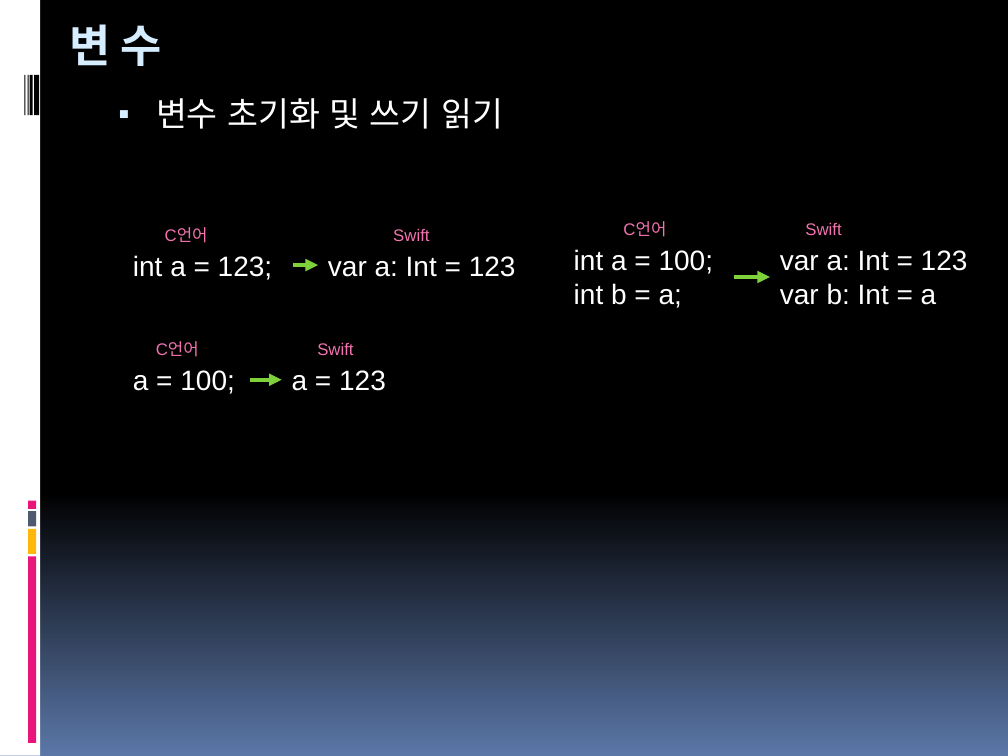
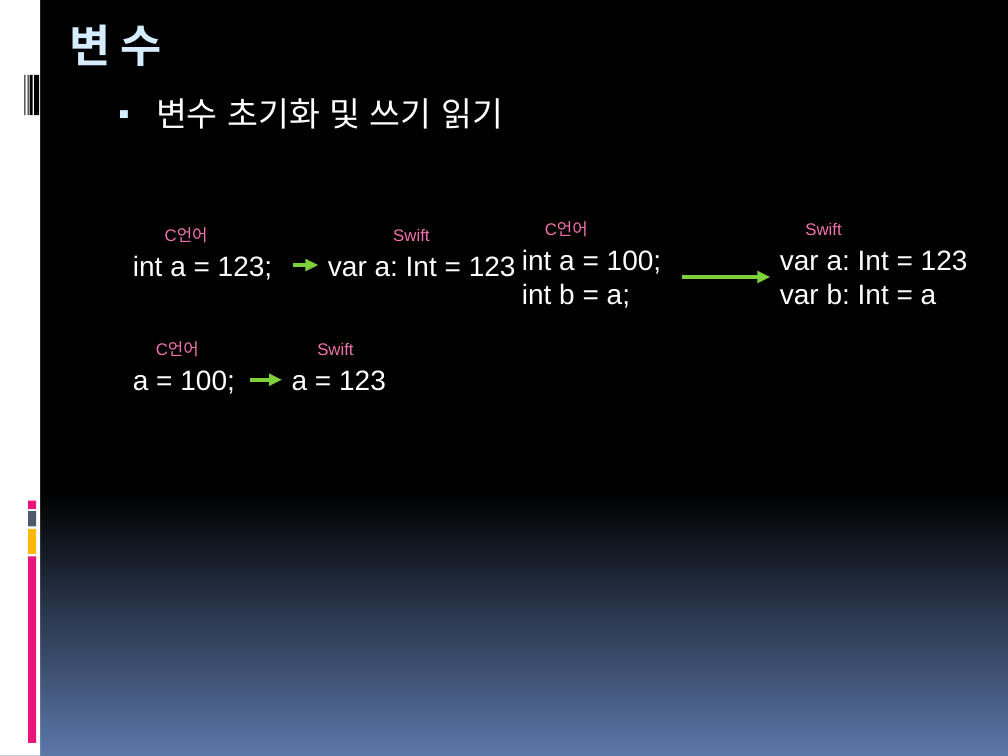
Before and after one commit to hounga13/helloSwift, a slide deck: slide 4 of Swift세미나자료.pptx. Drawn at 1008x756 pixels with LibreOffice and Linux fonts; fonts in the diff are those of the drawing. Boxes give left, top, right and bottom in pixels: in the first picture for what was removed or moved away, otherwise in the second. Text is boxed around its words. In the diff, an @@ line names an element or a change of style, - is before the commit and + after.

```diff
--- a/Swift세미나자료.pptx
+++ b/Swift세미나자료.pptx
@@ text "int a = 100;": place and size @@
-text "int a = 100;" at <box>574,249,714,308</box>
+text "int a = 100;" at <box>522,249,662,308</box>
@@ text "C언어": place and size @@
-text "C언어" at <box>623,222,666,237</box>
+text "C언어" at <box>545,222,588,237</box>
@@ arrow moved from (734, 277) - (770, 277) to (682, 277) - (770, 277) @@
```
Also in this commit, not shown: 1 other slide changed, 19 slides added.
